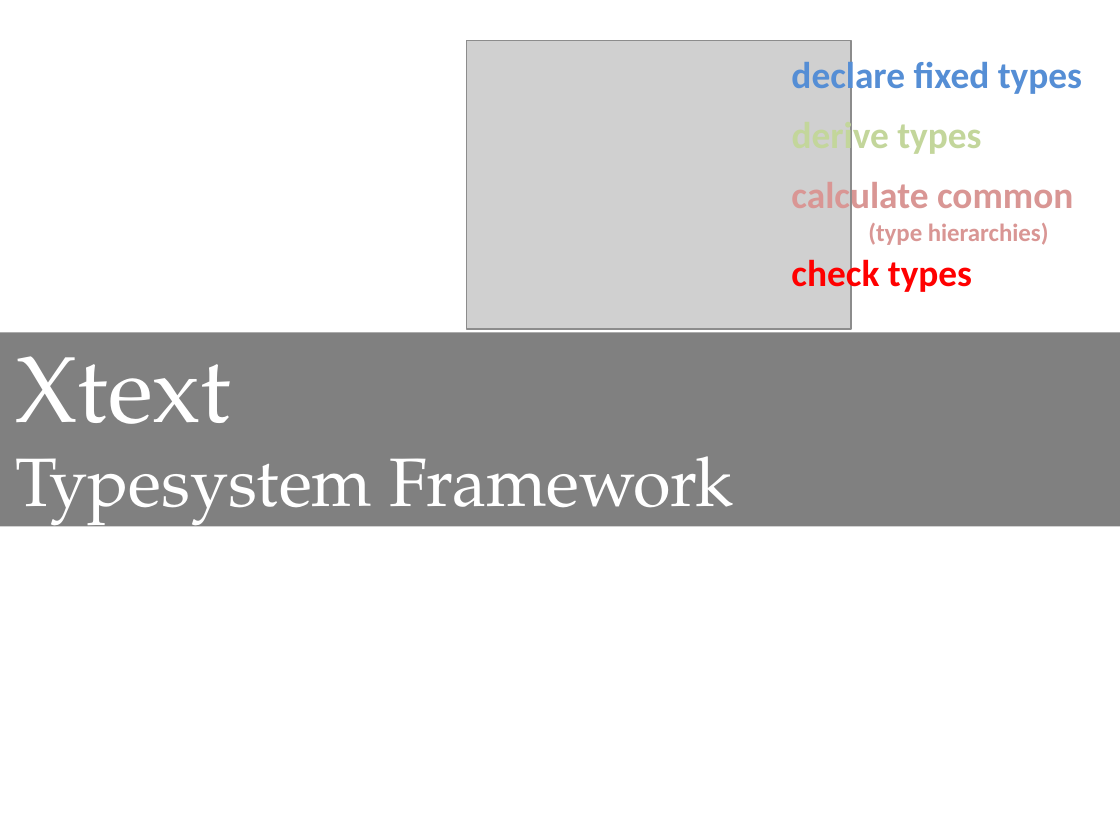
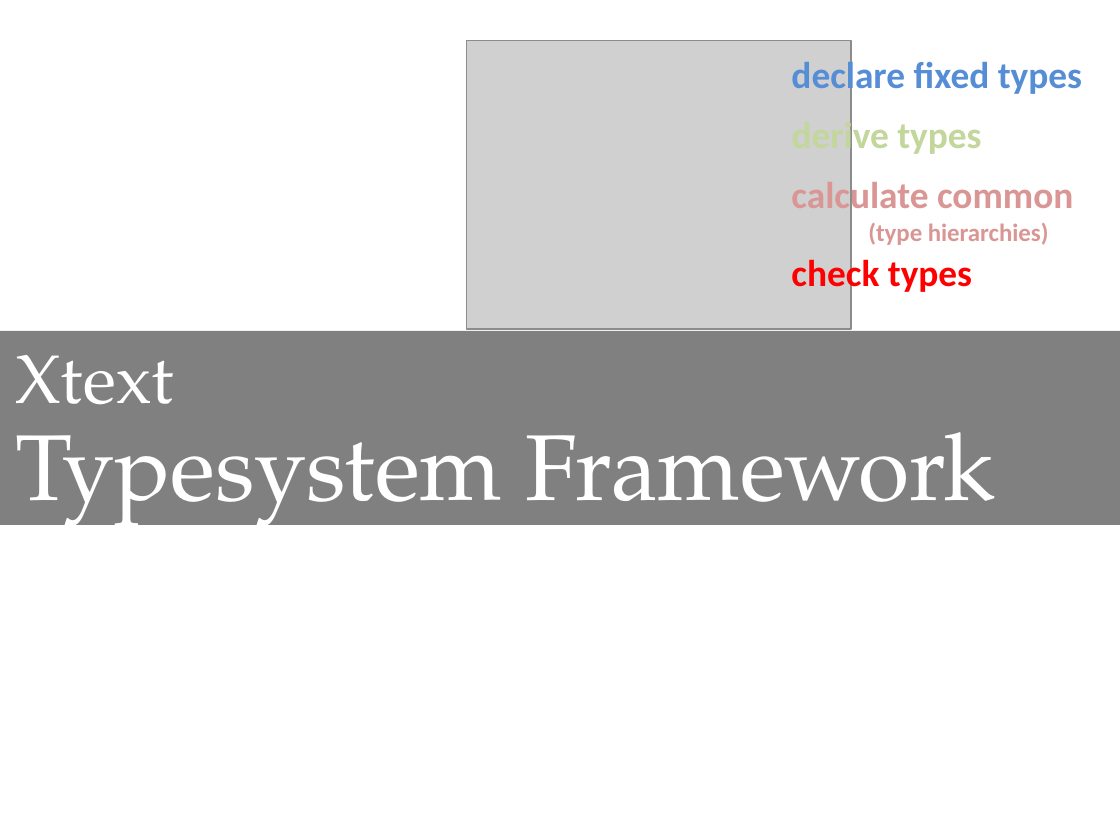
Before and after one commit to rytina/xtext-typesystem, a slide deck: slide 9 of trunk/de.itemis.xtext.typesystem/doc/XtextTypesystem.pptx. Drawn at 1120x840 pixels with LibreOffice and Linux fonts; fonts in the diff are those of the drawing; grey boxes stand for pictures. Boxes give left, top, right and bottom in pixels: in the first picture for what was removed or moved away, otherwise in the second. Text is boxed around its words. In the diff, an @@ line names an element or a change of style, - is before the commit and + after.

```diff
--- a/trunk/de.itemis.xtext.typesystem/doc/XtextTypesystem.pptx
+++ b/trunk/de.itemis.xtext.typesystem/doc/XtextTypesystem.pptx
@@ text "Xtext" at [15,355,173,405]: size 60 to 44 pt @@
@@ text "Typesystem Framework": place and size @@
-text "Typesystem Framework" at [15,456,733,532]
+text "Typesystem Framework" at [15,402,995,534]
@@ text "Typesystem Framework" at [15,402,995,534]: size 44 to 60 pt @@
```
Also in this commit, not shown: 3 other slides changed, 1 other file.
